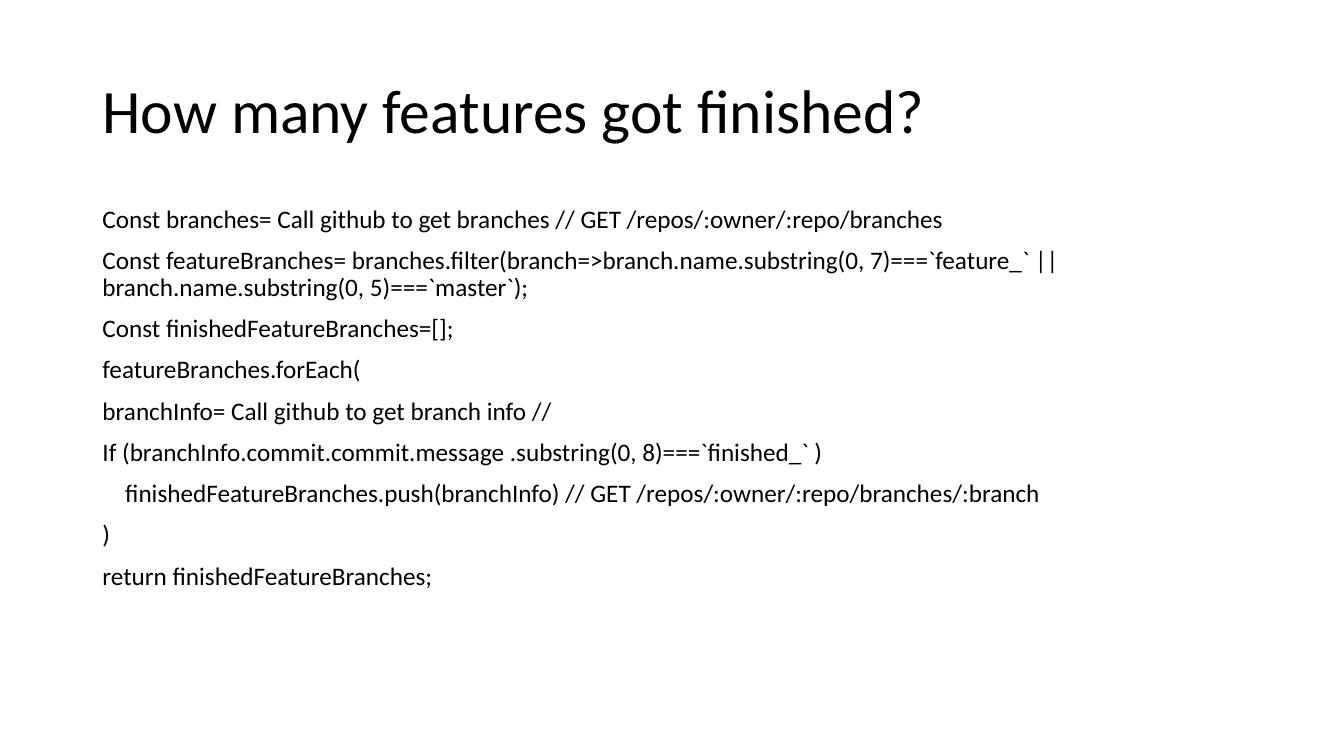
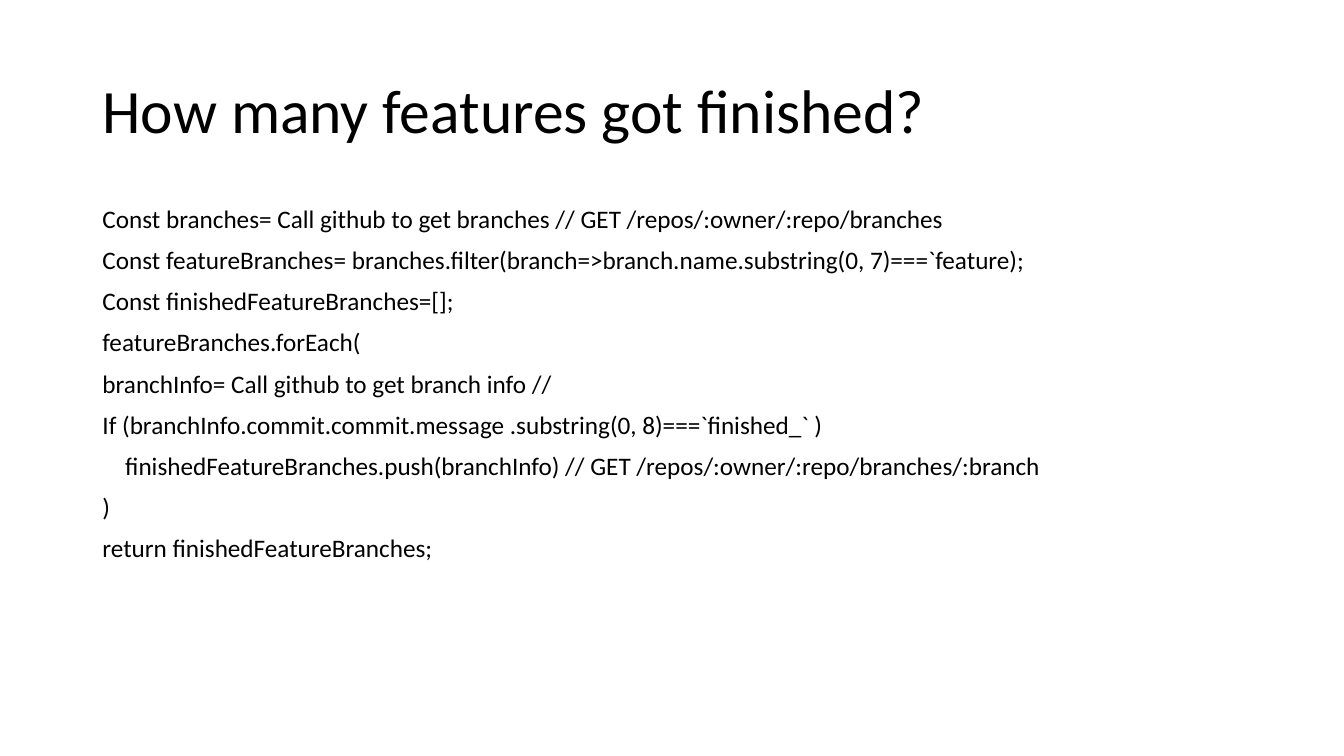
Before and after one commit to chaiyilin/featureToggling, a slide deck: slide 14 of featureToggles.pptx. Drawn at 1344x756 pixels with LibreOffice and Linux fonts; fonts in the diff are those of the drawing. Boxes give left, top, right and bottom in pixels: in the first picture for what was removed or moved away, otherwise in the second. Text is boxed around its words. In the diff, an @@ line names an element or a change of style, - is before the commit and + after.

```diff
--- a/featureToggles.pptx
+++ b/featureToggles.pptx
@@ text at box(102, 250, 1024, 274): text changed @@
-Const featureBranches= branches.filter(branch=>branch.name.substring(0, 7)===`feature_` || branch.name.substring(0, 5)===`master`);
+Const featureBranches= branches.filter(branch=>branch.name.substring(0, 7)===`feature);
```
Also in this commit, not shown: 9 other slides changed, 3 slides added, 1 slide removed.
